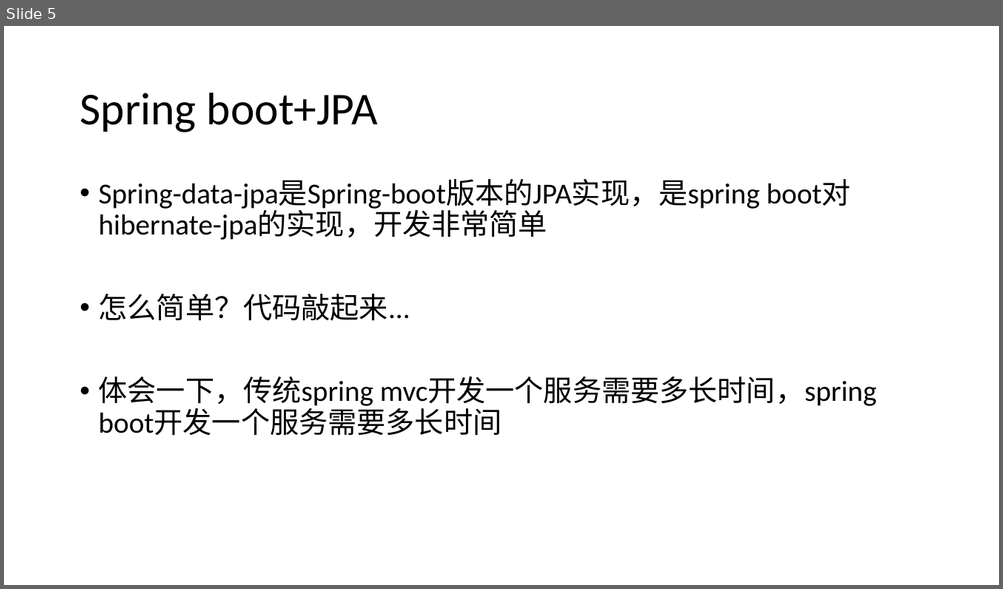
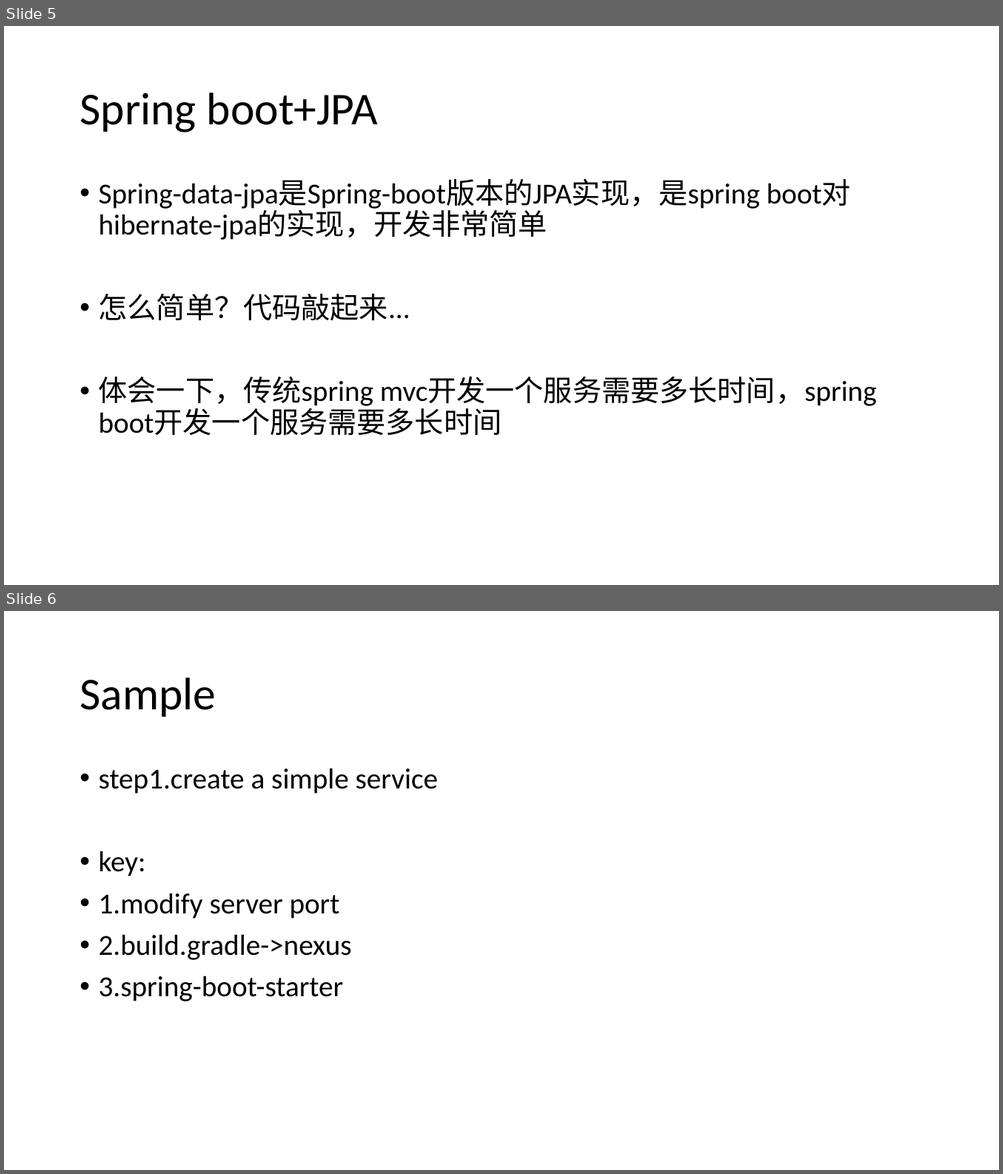
Before and after one commit to HusterRichard/demo-java-jpa-hibernate, a slide deck: Y Spring data jpa.pptx. Shown one above the other, each under a label of ours: slide 5 before the commit, slides 5 and 6 after it. The pictures are 1003x589 and 1003x1174 pixels, drawn with LibreOffice and Linux fonts; fonts in the diff are those of the drawing. Boxes give left, top, right and bottom in pixels: in the first picture for what was removed or moved away, otherwise in the second. Text is boxed around its words. In the diff, an @@ line names an element or a change of style, - is before the commit and + after.

```diff
--- a/Y Spring data jpa.pptx
+++ b/Y Spring data jpa.pptx
@@ slide 6 added at [4,611,999,1170], background #FFFFFF @@
@@ title added at [79,678,216,717], 44 pt, text #000000 @@
+Sample
@@ text added at [99,768,438,1002], 28 pt, text #000000 @@
+• step1.create a simple service
+• key:
+• 1.modify server port
+• 2.build.gradle->nexus
+• 3.spring-boot-starter
```
Also in this commit, not shown: 2 other slides added.
